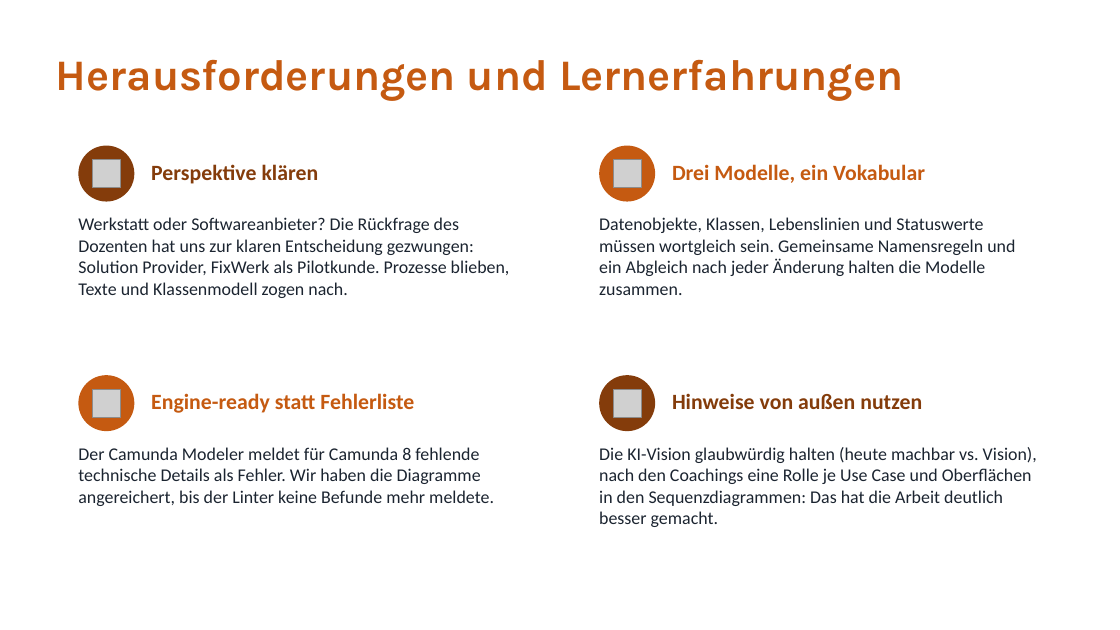
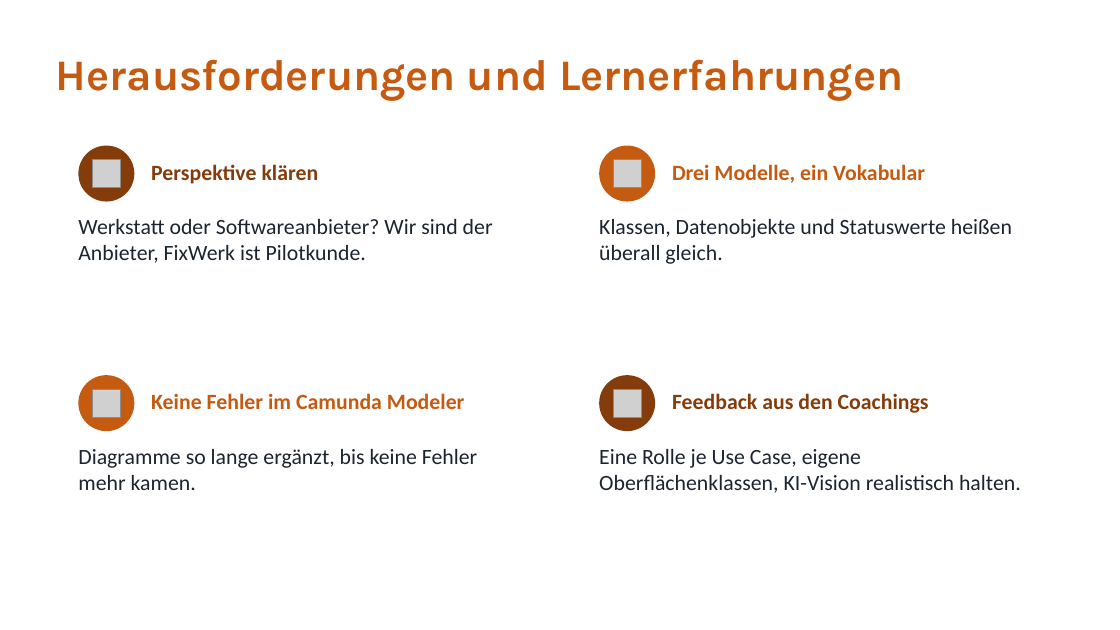
Before and after one commit to jakobschwan123-cmd/casestudy-semester-3, a slide deck: slide 15 of 4_praesentation/Abschlusspraesentation.pptx. Drawn at 1120x630 pixels with LibreOffice and Linux fonts; fonts in the diff are those of the drawing; grey boxes stand for pictures. Boxes give left, top, right and bottom in pixels: in the first picture for what was removed or moved away, otherwise in the second. Text is boxed around its words. In the diff, an @@ line names an element or a change of style, - is before the commit and + after.

```diff
--- a/4_praesentation/Abschlusspraesentation.pptx
+++ b/4_praesentation/Abschlusspraesentation.pptx
@@ text at (78,219,493,263): text changed; size 11.5 to 14 pt @@
-Werkstatt oder Softwareanbieter? Die Rückfrage des Dozenten hat uns zur klaren Entscheidung gezwungen: Solution Provider, FixWerk als Pilotkunde. Prozesse blieben, Texte und Klassenmodell zogen nach.
+Werkstatt oder Softwareanbieter? Wir sind der Anbieter, FixWerk ist Pilotkunde.
@@ text at (599,219,1012,264): text changed; size 11.5 to 14 pt @@
-Datenobjekte, Klassen, Lebenslinien und Statuswerte müssen wortgleich sein. Gemeinsame Namensregeln und ein Abgleich nach jeder Änderung halten die Modelle zusammen.
+Klassen, Datenobjekte und Statuswerte heißen überall gleich.
@@ text at (151,393,465,409): text changed @@
-Engine-ready statt Fehlerliste
+Keine Fehler im Camunda Modeler
@@ text at (672,393,929,413): text changed @@
-Hinweise von außen nutzen
+Feedback aus den Coachings
@@ text at (78,449,477,490): text changed; size 11.5 to 14 pt @@
-Der Camunda Modeler meldet für Camunda 8 fehlende technische Details als Fehler. Wir haben die Diagramme angereichert, bis der Linter keine Befunde mehr meldete.
+Diagramme so lange ergänzt, bis keine Fehler mehr kamen.
@@ text at (599,449,1021,493): text changed; size 11.5 to 14 pt @@
-Die KI-Vision glaubwürdig halten (heute machbar vs. Vision), nach den Coachings eine Rolle je Use Case und Oberflächen in den Sequenzdiagrammen: Das hat die Arbeit deutlich besser gemacht.
+Eine Rolle je Use Case, eigene Oberflächenklassen, KI-Vision realistisch halten.
```
Also in this commit, not shown: 6 other slides changed, 2 other files.
